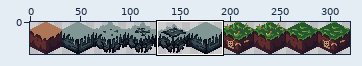
A sprite sheet gets an edit: Assets/Sprites/Iso-Tile.png. Above: a wide view before the commit, with the close-up outlined.
Close-up. Before:
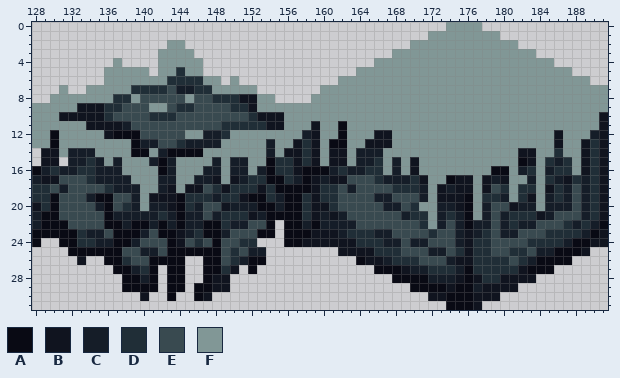
The file is 320x32 pixels. Shown: x 128..191, y 0..31.
Palette (. is transparent): A #090a14  B #10141f  C #151d28  D #202e37  E #394a50  F #819796
Pixels before, first column x 128:
 0 ..............................................FFFF..............
 1 ............................................FFFFFFFF............
 2 ...............FF.........................FFFFFFFFFFFF..........
 3 ..............FFFF......................FFFFFFFFFFFFFFFF........
 4 .........F....FFFFF...................FFFFFFFFFFFFFFFFFFFF......
 5 ........FFFFF.FFDFF.................FFFFFFFFFFFFFFFFFFFFFFFF....
 6 ........FFFFFFFDDDDFF.F...........FFFFFFFFFFFFFFFFFFFFFFFFFFFF..
 7 ...F..FFFFFDDDDECCDDFFFFF.......FFFFFFFFFFFFFFFFFFFFFFFFFFFFFFFF
 8 ..FFFFFFFDDFEEEEEFEEDDDBBFF....FFFFFFFFFFFFFFFFFFFFFFFFFFFFFFFFF
 9 FFFFFBBBDDEEEFFEDDEEEEDDBFFFFFFFFFFFFFFFFFFFFFFFFFFFFFFFFFFFFFFF
10 FFFBBBBBDEEEEDDDEEEEEEEEDBBBFFFFFFFFFFFFFFFFFFFFFFFFFFFFFFFFFFFB
11 FFFFFFBBBBCEEEEEEEEEEDDDDDBBFFFBFFAFFFFFFFFFFFFFFFFFFFFFFFFFFFFB
12 FFAFFFFFBAAAEEEEEFFCCDFFFFFFFFCBFFAFFFBBFFFFFFFFFFFFFFFFFFBFFFCB
13 FFAFFFFFFFFACCEEDCCCCFFFFFCFFBDBFAAFFBBBFFFFFFFFFFFFFFFFFFBFFBDB
14 .BBFCCCFFFFAAFCAAAAFFFFFFFCFBBDBFBBFCCCFFFFFFFFFFFFFFFBBFFDFFBDB
15 .BB.CCDCFCFFFCACFFFFCFCCFFADDBDBFBBFCCDFCFBFFFFFFFFFFFABFDCDFBDB
16 ACDCCDDCCCFFFFACFFFCCFCCFCADDBAAACDCCDDFCFBFFFFFFFFAAFCDFCDDFBDB
17 CBBEEEDCCCCFFFCCFFCCBFBCDDAADCABCBBEEEDCCCDBFFABBFBCBFFCFDCBDCDB
18 DDECEEEEDCCCFFCBFBBEDBDDDBDAAAABDDECEEEEDDDCFBCBBFBEDFDDFBDCECDB
19 DDAEEECAAEECFBBBADDDCDDBAADCAADBDDEEEECCEEECFBBBAFDDCFDBFCDCECDB
20 BDAEEEECAEDCFCCBADCEEBCCCAACAADBBDEEEEECCEDFFCCBAFCEEBCCFCCCECDB
21 CAAEEEEEACCCCCDCACCECDDDBCAAAADBCBCEEEEEECDDFCDCAFCECDDDBCEEECDB
22 CAAAEEEEAACAACACACCAADCCEEA.AACACCCCEEEEEEEDFCECACCECDCCEEEDCDCA
23 AAAAADCCEAAACEAABCDAACEEEAA.AAABBBCDDDCCEEEEDEECBCDECCEEEDDDDCAB
24 A..AADDCCAACEEEABEDEAEEDD...AABBBBBBDDDCCECCEEECBDDEEEEDDDDCAABB
25 ....AAAAAAEECCEAAAAAAEDECC........BBBBDDDEEECCEDBDDEEDDECCAAAB..
26 .....B..AADEEAAAA..AAEDCAA..........ABBCDDDEEECBBDDDDEDCAAAA....
27 .........AACDA.AA..AADB.A.............AAABCCDDDCADDDDDBAAA......
28 ..........AACA.AA..ABB..................AAAACCCBABDDBBBB........
29 ..........AAAA.AA.AABB....................AAAABAACBBBB..........
30 ............B..A..AB........................BBAAABBB............
31 ..............................................AAAB..............
After the commit:
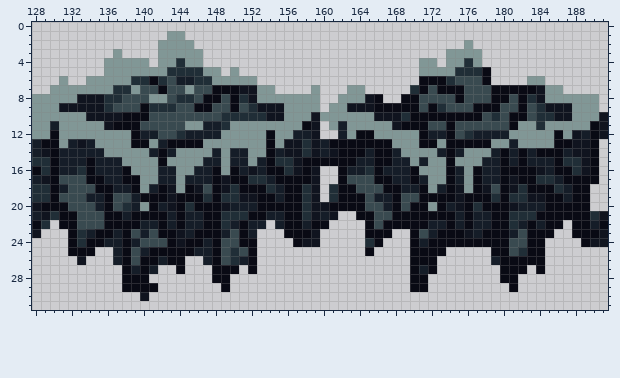
Change:
y 0: x 174..177 FFFF -> ....
y 1: x 143..144 .. -> FF; x 172..179 FFFFFFFF -> ........
y 2: x 142 . -> F; x 145 . -> F; x 170..175 FFFFFF -> ......; x 177..181 FFFFF -> .....
y 3: x 137 . -> F; x 146 . -> F; x 168..173 FFFFFF -> ......; x 178..183 FFFFFF -> ......
y 4: x 136 . -> F; x 138..140 ... -> FFF; x 144 F -> D; x 166..170 FFFFF -> .....; x 173 F -> .; x 176 F -> D; x 178..185 FFFFFFFF -> ........
y 5: x 141 . -> F; x 143 F -> D; x 145..148 FF.. -> DDFF; x 150 . -> F; x 164..170 FFFFFFF -> .......; x 175..187 FFFFFFFFFFFFF -> DDDA.........
y 6: x 131 . -> F; x 134..135 .. -> FF; x 139..145 FFFFDDD -> DDADECC; x 147 F -> D; x 149 . -> F; x 151..152 .. -> FF; x 162..182 FFFFFFFFFFFFFFFFFFFFF -> .........AAADEEEA....; x 185..189 FFFFF -> .....
y 7: x 130 . -> F; x 132..133 .. -> FF; x 137..142 FFDDDD -> DDFEEA; x 144..154 CCDDFFFFF.. -> EFEEAAABBFF; x 159..162 .FFF -> F...; x 165..184 FFFFFFFFFFFFFFFFFFFF -> .....DAEAAAEEEAAAAAB; x 187..191 FFFFF -> .....
y 8: x 128..129 .. -> FF; x 133..136 FFFF -> BBBD; x 138..139 DF -> EE; x 141..142 EE -> FF; x 144..145 EF -> DD; x 147..151 EDDDB -> AAEAD; x 155..158 .... -> FFFF; x 160..161 FF -> ..; x 165..184 FFFFFFFFFFFFFFFFFFFF -> BA..AAEEEEAEEEAAEADB; x 191 F -> .
y 9: x 131..132 FF -> BB; x 137 D -> E; x 140..147 EFFEDDEE -> ADDDEEAA; x 150..155 DDBFFF -> AEDBBB; x 160 F -> .; x 163..187 FFFFFFFFFFFFFFFFFFFFFFFFF -> BBBAAAAAEADEEEAAAEEAEDBBB; x 191 F -> .
y 10: x 131..133 BBB -> FFF; x 136..143 DEEEEDDD -> BBAAAEEE; x 149..151 EEE -> DDD; x 153 B -> D; x 159 F -> B; x 166..187 FFFFFFFFFFFFFFFFFFFFFF -> BBBDAAAAAAAAEDEAAEDDBB
y 11: x 130 F -> C; x 134..135 BB -> FF; x 137..139 BCE -> AAA; x 145..148 EEEE -> FFCC; x 150..155 DDDDBB -> FFFFFF; x 158 F -> A; x 160 F -> .; x 162 A -> C; x 168..181 FFFFFFFFFFFFFF -> BAAAEEAEEEEEEA; x 184 F -> D; x 190 F -> A
y 12: x 136..138 BAA -> FFF; x 140..141 EE -> CC; x 144..146 EFF -> DCC; x 149 D -> F; x 154 F -> A; x 157 F -> C; x 160..162 FFA -> ..C; x 164..167 FFBB -> AAFF; x 171..180 FFFFFFFFFF -> ACCAEDCCCC; x 186 B -> A; x 188..190 FFC -> BCA
y 13: x 128..129 FF -> CA; x 132..134 FFF -> CBC; x 140..148 CCEEDCCCC -> AFCAAAAFF; x 154 C -> A; x 156 F -> B; x 160 F -> C; x 163..167 FFBBB -> AAAAA; x 171..172 FF -> AA; x 174..178 FFFFF -> AAAAA; x 181 F -> C; x 186..188 BFF -> AAB; x 190..191 DB -> A.
y 14: x 128 . -> C; x 130..131 BF -> AC; x 135 F -> C; x 139..146 AAFCAAAA -> FFCACFFF; x 148 F -> C; x 150..151 FF -> CC; x 154..155 CF -> AC; x 160 F -> C; x 162..164 BFC -> AAA; x 166..168 CFF -> AAC; x 173..175 FFF -> CAC; x 179..188 FFFBBFFDFF -> CACACAAACB; x 190..191 DB -> A.
y 15: x 128..131 .BB. -> DDAC; x 134 D -> A; x 136 F -> C; x 141 C -> F; x 143 C -> F; x 147 F -> C; x 153 F -> C; x 158..163 DBFBBF -> AAAAAA; x 166..167 DF -> AA; x 169..171 FBF -> CFC; x 174 F -> A; x 178..181 FFFF -> CCAC; x 183..186 BFDC -> CCCA; x 188 F -> D; x 190..191 DB -> A.
y 16: x 129..130 CD -> DA; x 134 D -> A; x 138 F -> A; x 142 A -> C; x 146 F -> C; x 148 C -> A; x 150 C -> A; x 152 F -> B; x 155 D -> A; x 159..162 AACD -> B..A; x 166..167 DF -> AC; x 169..170 FB -> CA; x 174..175 FF -> AC; x 177..179 FFA -> ACC; x 181..184 FCDF -> AAAB; x 186..188 DDF -> AAD; x 190..191 DB -> A.
y 17: x 130 B -> A; x 134..135 DC -> AA; x 138..139 CF -> AA; x 145 F -> C; x 148..151 BFBC -> ABAA; x 154 A -> C; x 156..157 DC -> AA; x 160..162 CBB -> ..A; x 166..167 DC -> AA; x 170..171 DB -> AC; x 175..178 BBFB -> CFAC; x 180..184 BFFCF -> ABAAD; x 187..191 BDCDB -> AAAA.
y 18: x 130 E -> A; x 135..136 ED -> AA; x 139 C -> A; x 141..142 FC -> CA; x 145 B -> A; x 148 D -> A; x 151..153 DDB -> AAA; x 155 A -> C; x 158 A -> D; x 160 D -> .; x 162..163 EC -> AA; x 167..171 EDDDC -> AACCA; x 173..174 BC -> CA; x 176..177 BF -> FA; x 180..181 DF -> AB; x 183..185 DFB -> AAA; x 188..191 ECDB -> AA..
y 19: x 135 A -> C; x 140..142 FBB -> AAA; x 145..146 DD -> AA; x 148 C -> A; x 152 A -> B; x 154 D -> A; x 160 D -> .; x 162..164 EEE -> AAA; x 168 E -> A; x 171..174 CFBB -> AAAA; x 177..178 FD -> AA; x 180..181 CF -> AD; x 184..186 FCD -> BAA; x 188..191 ECDB -> AA..
y 20: x 129 D -> A; x 131 E -> A; x 141 C -> A; x 146..148 CEE -> AAA; x 155 C -> A; x 161..164 DEEE -> AAAA; x 168 C -> A; x 170..171 DF -> AA; x 173 C -> A; x 177..180 FCEE -> DAAA; x 184..191 FCCCECDB -> CAAAAA..
y 21: x 129..132 AAEE -> BDAA; x 137 C -> A; x 139..142 CCCD -> AAAA; x 147..148 EC -> AA; x 152..155 BCAA -> AACC; x 162..165 CEEE -> ..AA; x 168..174 ECDDFCD -> AAAAAAA; x 177 F -> C; x 179..180 EC -> AA; x 184..189 BCEEEC -> AAAAAA
y 22: x 128..130 CAA -> AD.; x 132 E -> A; x 138 C -> A; x 140 A -> C; x 151..155 CEEA. -> ACC.C; x 160..165 CCCCEE -> A....A; x 167..172 EEEEDF -> AAAAAC; x 174 E -> A; x 179..180 EC -> AA; x 183..189 CEEEDCD -> ACAA.AA
y 23: x 128..131 AAAA -> B...; x 135..137 CEA -> AAC; x 139 A -> E; x 146 D -> A; x 151..154 EEAA -> AC..; x 160..170 BBCDDDCCEEE -> .....AAA..A; x 172..175 DEEC -> CAAA; x 178..180 DEC -> AAA; x 183..189 EEDDDDC -> AAA..AA
y 24: x 128 A -> .; x 131 A -> .; x 134..135 DC -> AA; x 137 A -> C; x 145..147 EDE -> AAC; x 151..152 DD -> AA; x 156 A -> .; x 160..164 BBBBD -> .....; x 166..170 DCCEC -> A...A; x 172..180 EEECBDDEE -> AAAAAAAAA; x 183..188 DDDDCA -> AA....
y 25: x 135..138 AAAE -> ..CA; x 141..142 CE -> AA; x 146..147 AA -> CC; x 152..153 CC -> A.; x 162..181 BBBBDDDEEECCEDBDDEED -> ...A....AAAA.....AAE; x 183..189 ECCAAAB -> AA.....
y 26: x 136..138 AAD -> .CA; x 140 E -> A; x 142 A -> C; x 147 A -> C; x 153 A -> .; x 164..183 ABBCDDDEEECBBDDDDEDC -> ......AAA......CAAAA; x 185..187 AAA -> ...
y 27: x 137 A -> .; x 140..141 DA -> AC; x 143 A -> .; x 147 A -> .; x 149..150 DB -> AA; x 166..170 AAABC -> ....A; x 172..183 DDDCADDDDDBA -> A.......AAA.; x 185 A -> .
y 28: x 140..141 CA -> A.; x 143..144 AA -> ..; x 147..149 ABB -> .AA; x 168..169 AA -> ..; x 172..183 CCCBABDDBBBB -> ........AA..
y 29: x 143..144 AA -> ..; x 146..149 AABB -> ...A; x 172..181 AABAACBBBB -> .........A
y 30: x 143 A -> .; x 146..147 AB -> ..; x 172..179 BBAAABBB -> ........
y 31: x 174..177 AAAB -> ....
Boxes around the changes in both close-ups, in picture pixels (x1, y1, x2, y2):
changed: (32, 22, 608, 310)
